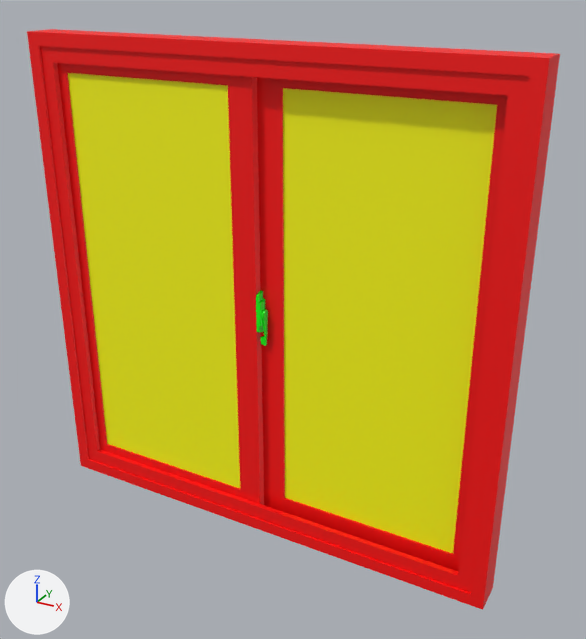
Before and after pictures for a commit that changed the glTF model assets/windows/window_slider_48x48.glb.
One viewpoint serves both versions: a 50 mm camera at (2.925, 2.476, 2.283) aimed at (2.071, 4.03, 1.506). The axes (+X, +Y, +Z) are drawn at lower left. The lights are the same throughout. Where no turn or scale is listed for an object, it has been applied to the vertices. Vertices at the same position are counted once.

Objects in the first picture: 'window_slider_48x48'.
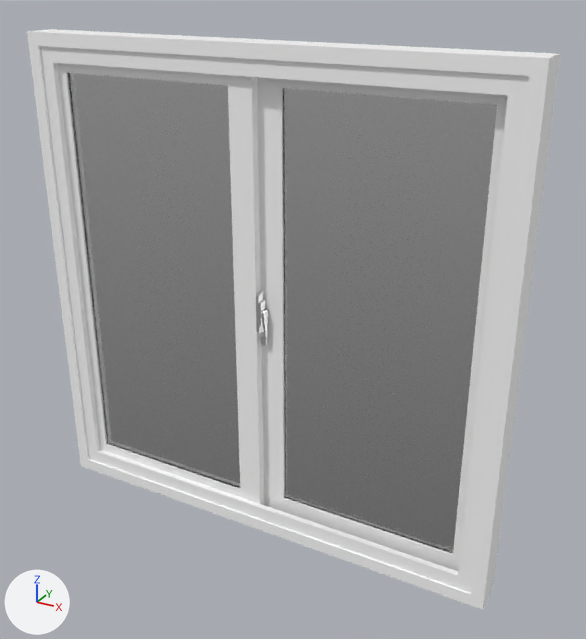
Edits to the scene script, one JSON object a line:
```json
{"op": "add", "block": "mat_metal_material", "code": ["mat_metal_material = principled_material('Metal_Material')", "mat_metal_material.base_color = (0.8, 0.8, 0.8)  # white #e7e7e7", "mat_metal_material.metallic = 1.0", "mat_metal_material.roughness = 0.3"]}
{"op": "add", "block": "mat_frame_material", "code": ["mat_frame_material = principled_material('Frame_Material')", "mat_frame_material.base_color = (1.0, 1.0, 1.0)  # white #ffffff"]}
{"op": "add", "block": "mat_glass_material", "code": ["mat_glass_material = principled_material('Glass_Material')", "mat_glass_material.base_color = (0.8, 0.8, 0.8)  # white #e7e7e7", "mat_glass_material.roughness = 0.1", "mat_glass_material.ior = 1.45", "mat_glass_material.transmission_weight = 1.0"]}
{"block": "me_mesh_010", "where": "me_mesh_010.from_pydata(...)  # 168 vertices, 318 faces; spans x 1.39..2.61, y 3.959..4.041, z 0.915..2.134"}
{"block": "me_mesh_010", "where": "# used by ob_window_slider_48x48; location = (0.0, 0.0, 0.0)"}
{"block": "me_mesh_010", "change": "me_mesh_010 part 1: all 176 faces that had it switch from mat_window_primary_mat (red #ff0000) to mat_frame_material (white #ffffff)"}
{"block": "me_mesh_010", "change": "me_mesh_010 part 2: all 24 faces that had it switch from mat_window_secondary_mat (yellow #ffff00) to mat_glass_material (white #e7e7e7)"}
{"block": "me_mesh_010", "change": "me_mesh_010 part 3: all 118 faces that had it switch from mat_window_tertiary_mat (green #00ff00) to mat_metal_material (white #e7e7e7)"}
```

What differs and where, as boxes [x1, y1, x2, y2] in the pictures (586 x 639 px):
```json
{"part": 1, "of": "me_mesh_010", "change": "recoloured", "before": [27, 29, 560, 610], "after": [27, 29, 560, 610], "on screen": "red to white"}
{"part": 2, "of": "me_mesh_010", "change": "recoloured", "before": [68, 73, 497, 553], "after": [68, 73, 497, 553], "on screen": "yellow to white"}
{"part": 3, "of": "me_mesh_010", "change": "recoloured", "before": [256, 290, 268, 346], "after": [256, 290, 268, 346], "on screen": "green to white"}
```
